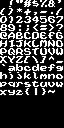
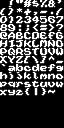
Two versions of the same layered image (w=64, h=128). Layer-by-layer changes:
painted on "White on Black" over [0, 0, 64, 96]
